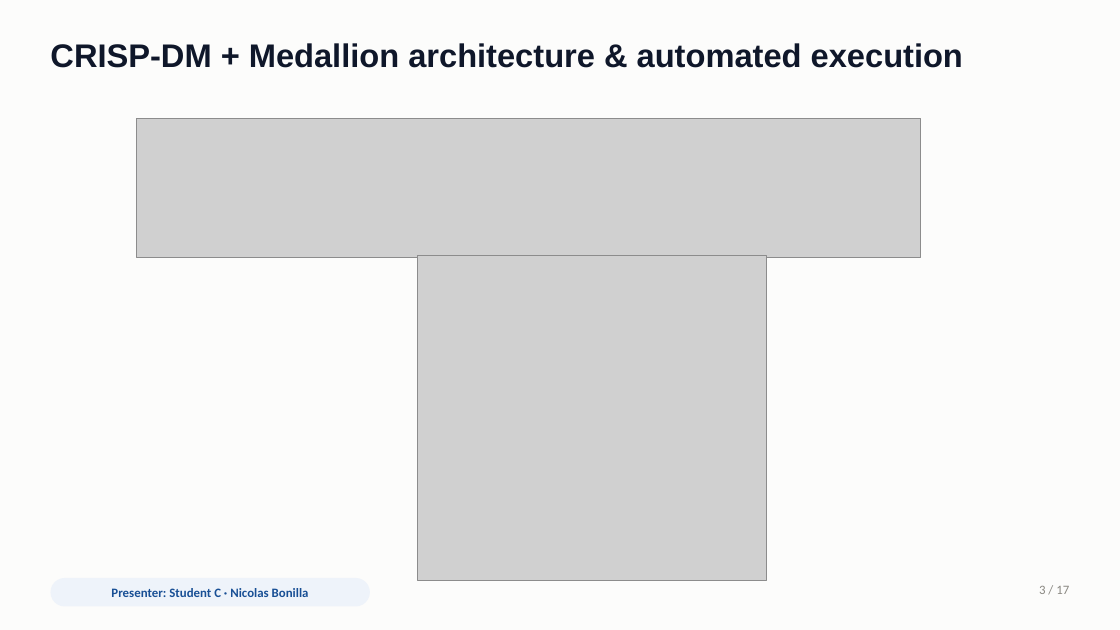
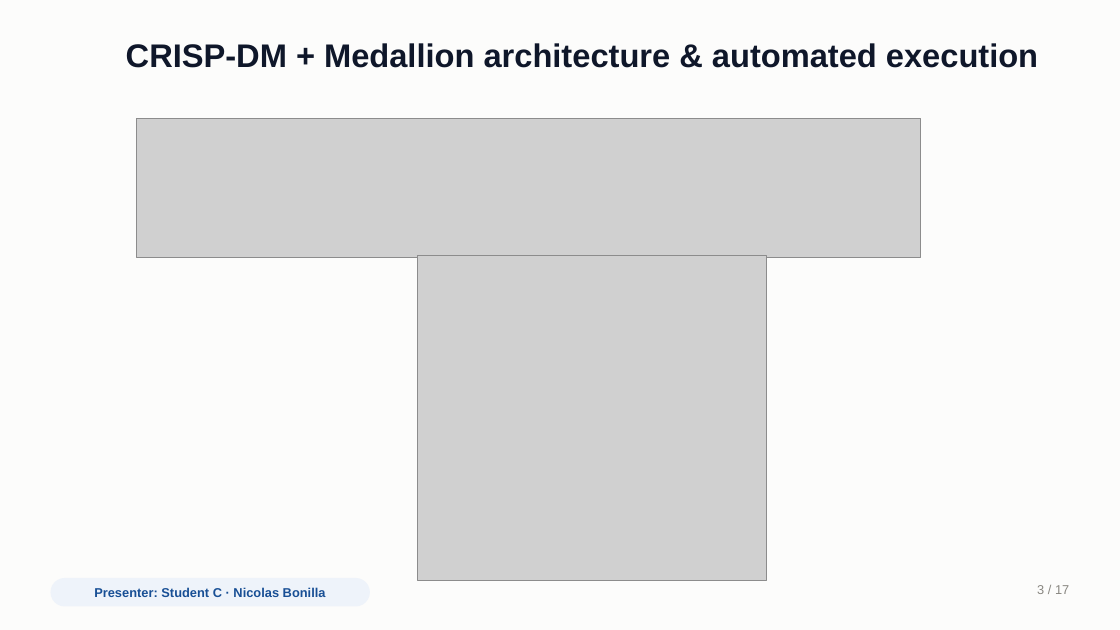
Before and after one commit to zalkimanohar/DataManagement, a slide deck: slide 3 of F1_Data_Management_Presentation 2.ppt. Drawn at 1120x630 pixels with LibreOffice and Linux fonts; fonts in the diff are those of the drawing; grey boxes stand for pictures. Boxes give left, top, right and bottom in pixels: in the first picture for what was removed or moved away, otherwise in the second. Text is boxed around its words. In the diff, an @@ line names an element or a change of style, - is before the commit and + after.

```diff
--- a/F1_Data_Management_Presentation 2.ppt
+++ b/F1_Data_Management_Presentation 2.ppt
@@ text "CRISP-DM + Medallion architecture & ...": place and size @@
-text "CRISP-DM + Medallion architecture & ..." at <box>50,43,963,68</box>
+text "CRISP-DM + Medallion architecture & ..." at <box>126,43,1038,68</box>
@@ text "CRISP-DM + Medallion architecture & ..." at <box>126,43,1038,68</box>: alignment left to right @@
@@ text "Presenter: Student C · Nicolas ..." at <box>94,587,326,597</box>: font Calibri to Arial @@
@@ text "3 / 17" at <box>1037,585,1069,594</box>: font Calibri to Arial @@
```
Also in this commit, not shown: 16 other slides changed, 1 slide added.
